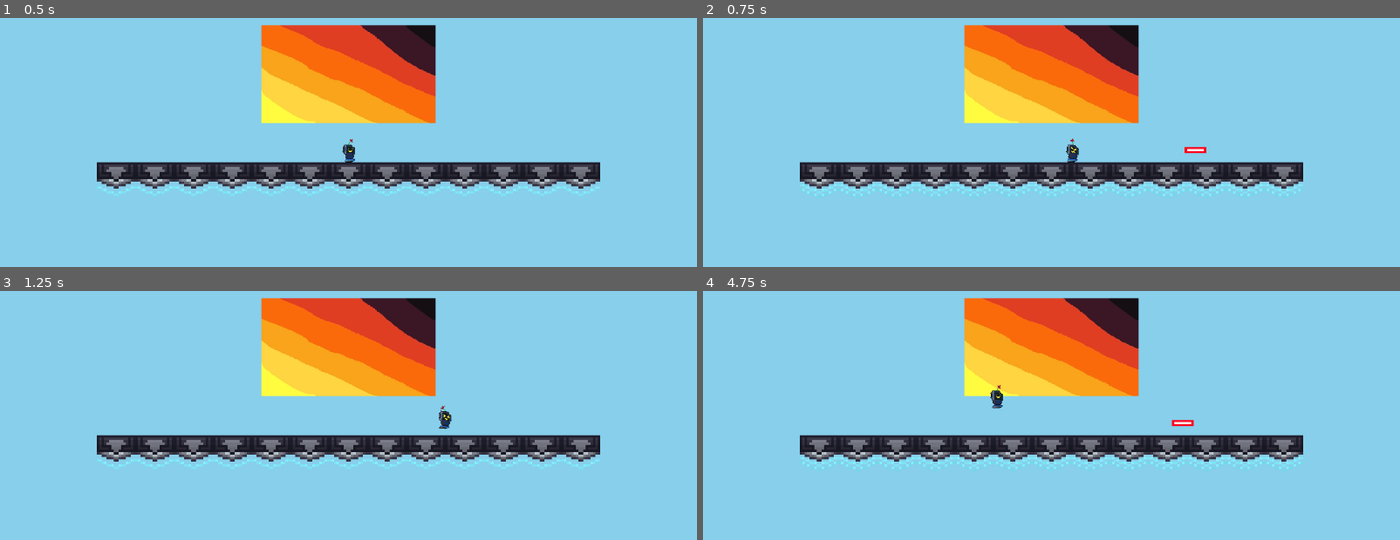
Above: before the commit, frames 1-4 (two rows, left to right).
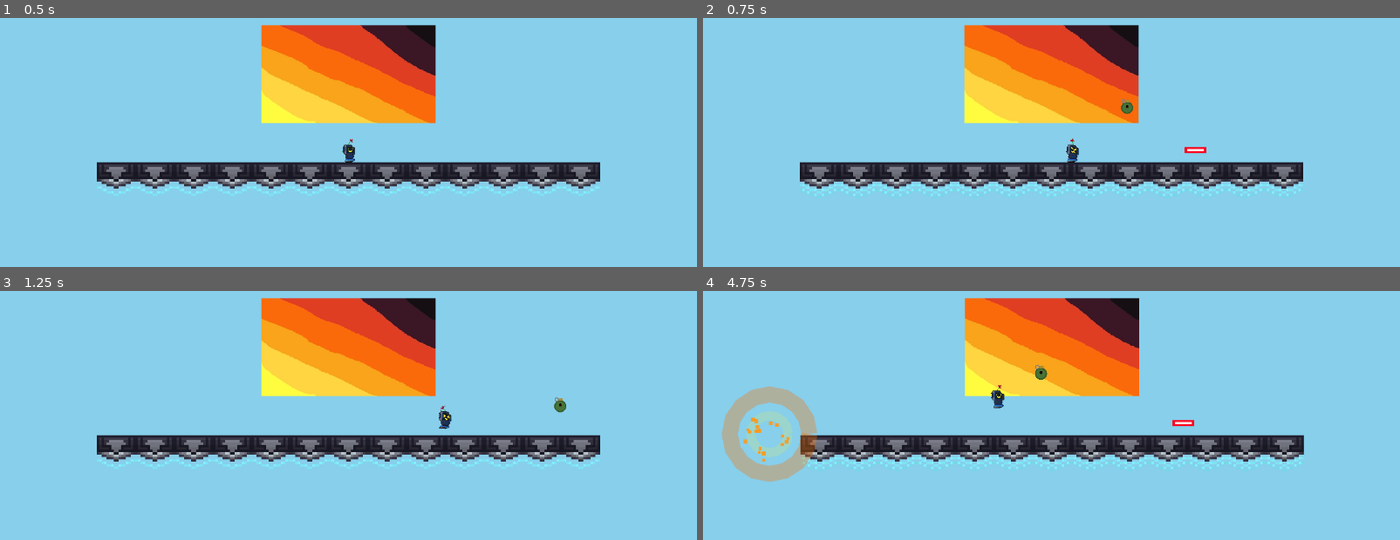
Above: after the commit, the same moments.

Repository: rafiathallah3/Reverse-Poppy
Game: Godot game, scene res://scene/level1.tscn
Two runs of this game, one before a commit and one after it. Both use one fixed random seed, a clock stepped at 60 frames per second and the inputs below. This scene is started directly instead of the project's main scene.
Inputs (mouse positions are in pixels of both pictures, inside the frame that each line leads up to):
- Up to frame 1 (0.5 s): no input
- Up to frame 2 (0.75 s): tap Enter at 0.5 s; move the mouse to (1016, 152) at 0.52 s; hold D (move_right) from 0.53 s (still down); hold F (grenade, bound only after the commit) from 0.53 s (still down); click (1016, 152) at 0.67 s
- Up to frame 3 (1.25 s): keep holding D (move_right); keep holding F (grenade, bound only after the commit); tap Space (jump) at 0.77 s; tap E (grenade, bound only before the commit) at 0.8 s
- Up to frame 4 (4.75 s): move the mouse to (1260, 405) at 1.27 s; release F (grenade, bound only after the commit) at 1.28 s; tap E (grenade, bound only before the commit) at 1.35, 2.3, 2.85 s; tap Space (jump) at 1.52, 3.02, 3.77, 4.52 s; tap F (grenade, bound only after the commit) at 1.55, 3.05, 4.55 s; move the mouse to (outside the picture) at 2.02 s; release D (move_right) at 2.03 s; hold F (grenade, bound only after the commit) 2.03-2.78 s; hold A (move_left) 2.03-4.28 s; move the mouse to (1086, 348) at 2.77 s; click (1086, 348) at 2.92 s; move the mouse to (outside the picture) at 3.52 s; hold E (grenade, bound only before the commit) 3.53-4.28 s; tap Enter at 3.6 s; move the mouse to (1204, 328) at 4.27 s; hold D (move_right) from 4.28 s (still down); tap Keypad Enter at 4.35 s

Frame 1 is identical in both runs. In frame 2, less than 0.1% of the frame differs, in the area x 59-62%, y 32-39%; in frame 3, less than 0.1%; in frame 4, 4.0%, in the area x 2-87%, y 2-77%.

Commit message:
Changed some Stuff
Throwable = "F"

Diff:
--- a/scripts/playerMovement_Testing.gd
+++ b/scripts/playerMovement_Testing.gd
@@ -54,7 +54,7 @@
 	_add_joypad_button_to_action("shoot", JOY_BUTTON_RIGHT_SHOULDER)
 
 	# 5. Grenade input action & events (E on Keyboard, B Button/LB/Y on Xbox)
-	_add_key_to_action("grenade", KEY_E)
+	_add_key_to_action("grenade", KEY_F)
 	_add_joypad_button_to_action("grenade", JOY_BUTTON_B)
 	_add_joypad_button_to_action("grenade", JOY_BUTTON_Y)
 	_add_joypad_button_to_action("grenade", JOY_BUTTON_LEFT_SHOULDER)
